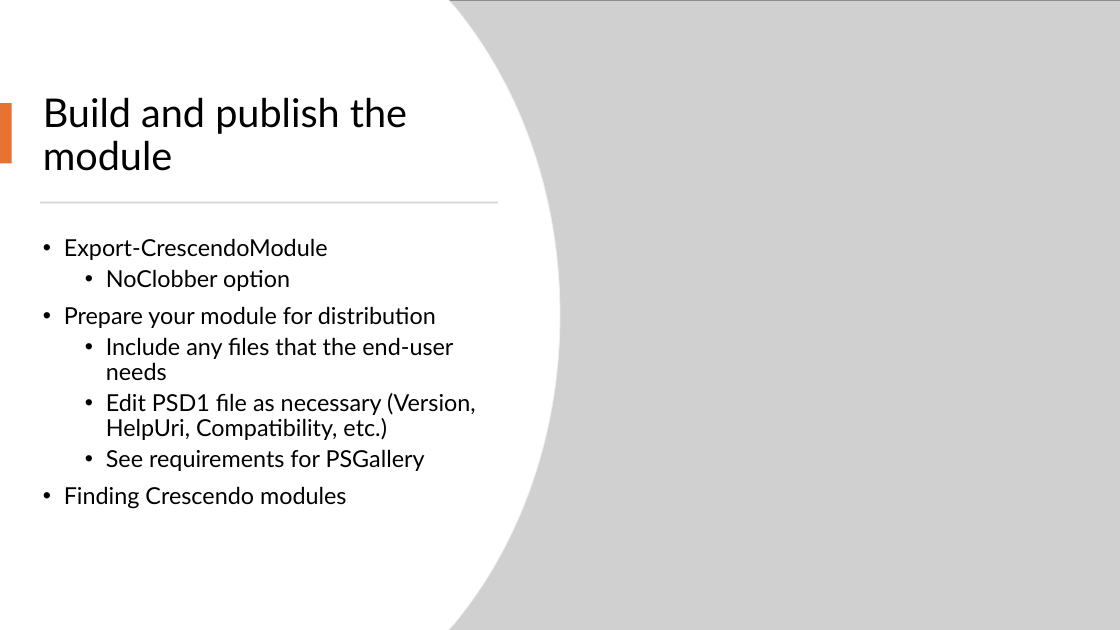
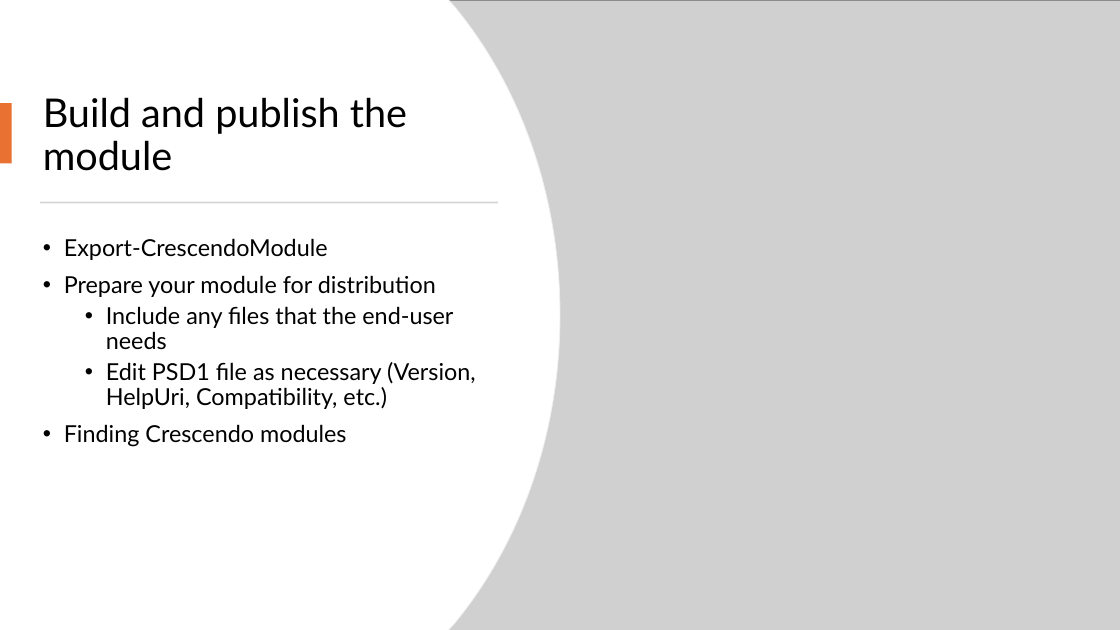
Before and after one commit to sdwheeler/seanonit, a slide deck: slide 8 of pptfiles/CrescendoV2.pptx. Drawn at 1120x630 pixels with LibreOffice and Linux fonts; fonts in the diff are those of the drawing; grey boxes stand for pictures. Boxes give left, top, right and bottom in pixels: in the first picture for what was removed or moved away, otherwise in the second. Text is boxed around its words. In the diff, an @@ line names an element or a change of style, - is before the commit and + after.

Commit message:
Final updates to Crescendo presentation

```diff
--- a/pptfiles/CrescendoV2.pptx
+++ b/pptfiles/CrescendoV2.pptx
@@ text at (106,269,290,291): paragraph removed @@
-  • NoClobber option
@@ text at (106,449,425,471): paragraph removed @@
-  • See requirements for PSGallery
```
Also in this commit, not shown: 10 other files.
